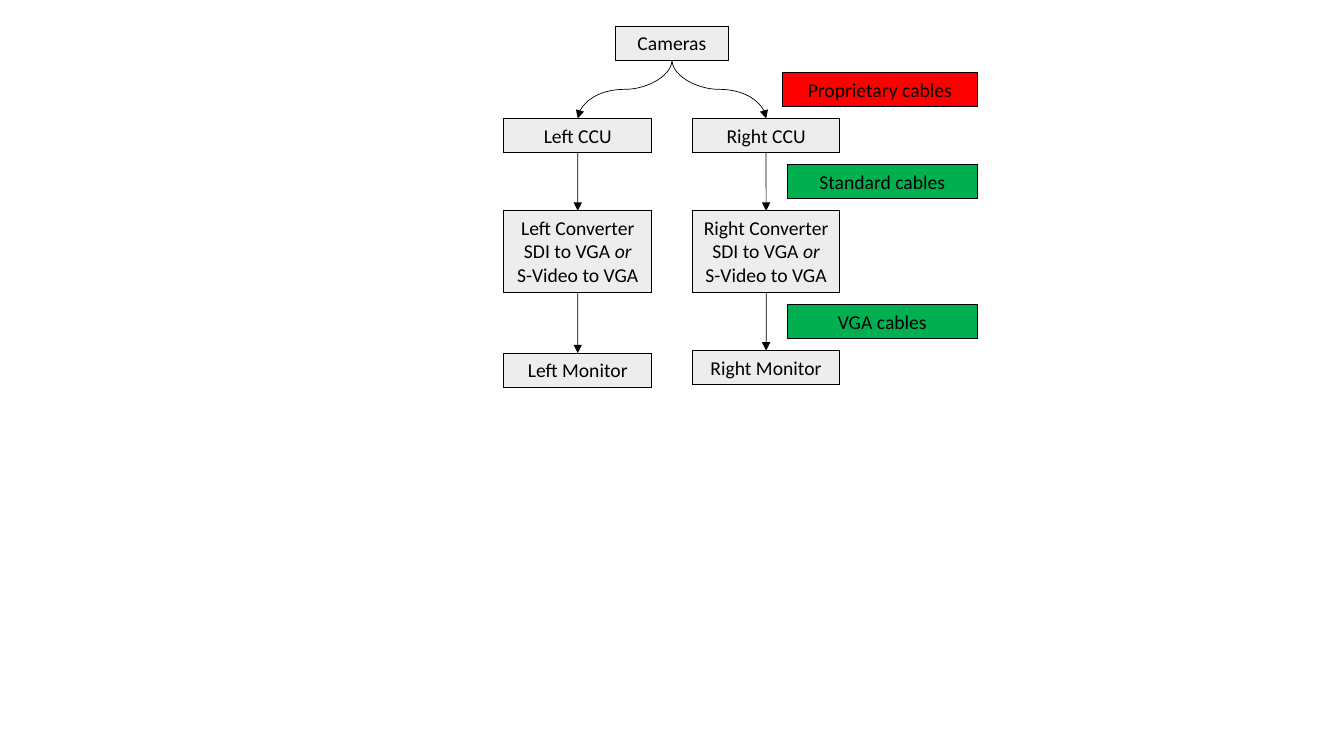
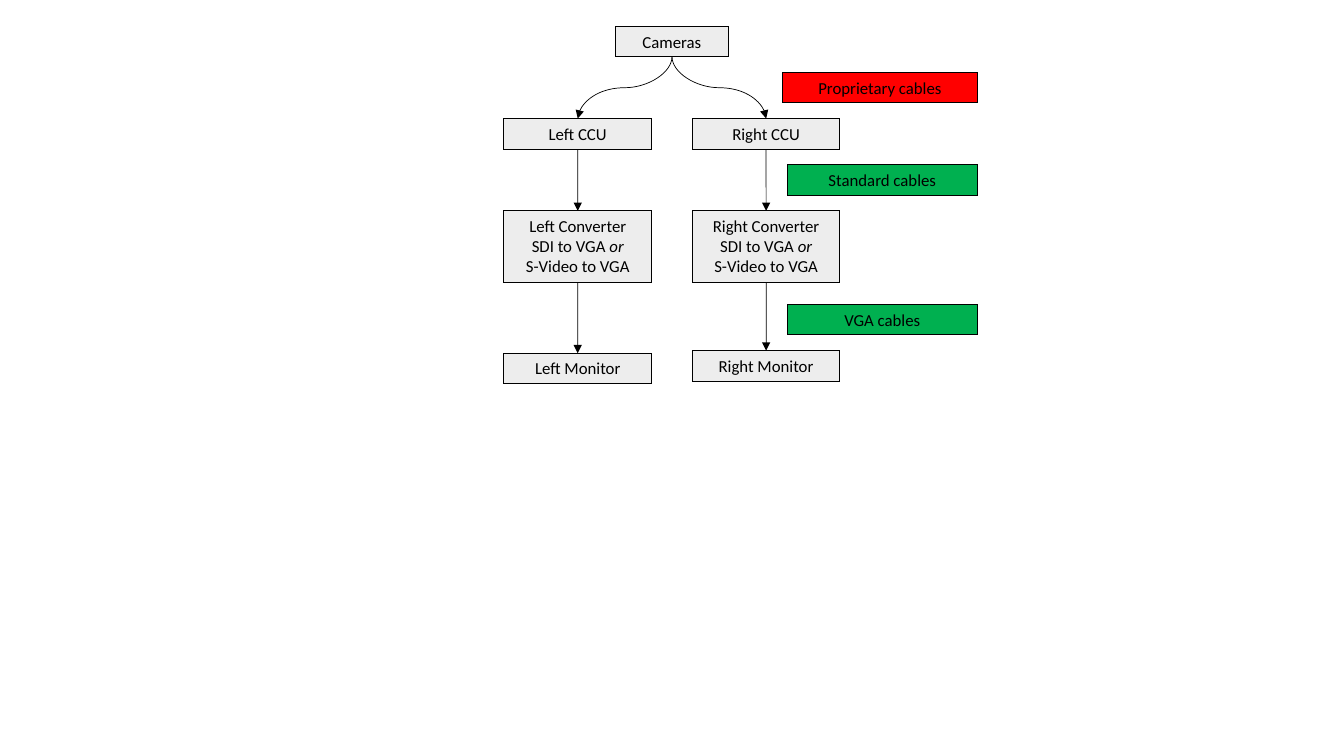
Before and after one commit to RobertoRoos/sawIntuitiveResearchKitWiki, a slide deck: slide 1 of video-pipeline-hardware.pptx. Drawn at 1344x756 pixels with LibreOffice and Linux fonts; fonts in the diff are those of the drawing. Boxes give left, top, right and bottom in pixels: in the first picture for what was removed or moved away, otherwise in the second. Text is boxed around its words. In the diff, an @@ line names an element or a change of style, - is before the commit and + after.

Commit message:
fixed fonts in video pipeline diagrams

```diff
--- a/video-pipeline-hardware.pptx
+++ b/video-pipeline-hardware.pptx
@@ rectangle "Cameras": place and size @@
-rectangle "Cameras" at (616,26,729,60)
+rectangle "Cameras" at (616,26,729,56)
@@ curved arrow moved from (673, 60) - (578, 119) to (673, 56) - (578, 119) @@
@@ curved arrow moved from (673, 60) - (766, 119) to (673, 56) - (766, 119) @@
@@ rectangle "Proprietary cables": place and size @@
-rectangle "Proprietary cables" at (783,73,978,107)
+rectangle "Proprietary cables" at (783,73,978,103)
@@ rectangle "Left CCU": place and size @@
-rectangle "Left CCU" at (504,119,651,153)
+rectangle "Left CCU" at (504,119,651,149)
@@ rectangle "Right CCU": place and size @@
-rectangle "Right CCU" at (693,119,840,153)
+rectangle "Right CCU" at (693,119,840,149)
@@ curved arrow moved from (578, 152) - (578, 211) to (578, 149) - (578, 211) @@
@@ curved arrow moved from (766, 152) - (766, 211) to (766, 149) - (766, 211) @@
@@ rectangle "Standard cables": place and size @@
-rectangle "Standard cables" at (787,164,977,199)
+rectangle "Standard cables" at (787,164,977,195)
@@ rectangle "Left Converter": place and size @@
-rectangle "Left Converter" at (504,211,651,292)
+rectangle "Left Converter" at (504,211,651,282)
@@ size 14 to 12 pt in 10 elements at (783,73,978,103), (787,164,977,195), (787,304,977,335), (504,119,651,149), (693,119,840,149), (693,351,840,381), (504,353,651,383), (616,26,729,56), (504,211,651,282), (693,211,840,282) @@
@@ rectangle "Right Converter": place and size @@
-rectangle "Right Converter" at (693,211,840,292)
+rectangle "Right Converter" at (693,211,840,282)
@@ curved arrow moved from (578, 292) - (578, 353) to (578, 282) - (578, 353) @@
@@ curved arrow moved from (766, 292) - (766, 351) to (766, 282) - (766, 351) @@
@@ rectangle "VGA cables": place and size @@
-rectangle "VGA cables" at (787,304,977,339)
+rectangle "VGA cables" at (787,304,977,335)
@@ rectangle "Left Monitor": place and size @@
-rectangle "Left Monitor" at (504,353,651,387)
+rectangle "Left Monitor" at (504,353,651,383)
@@ rectangle "Right Monitor": place and size @@
-rectangle "Right Monitor" at (693,351,840,385)
+rectangle "Right Monitor" at (693,351,840,381)
```
Also in this commit, not shown: 3 other files.
